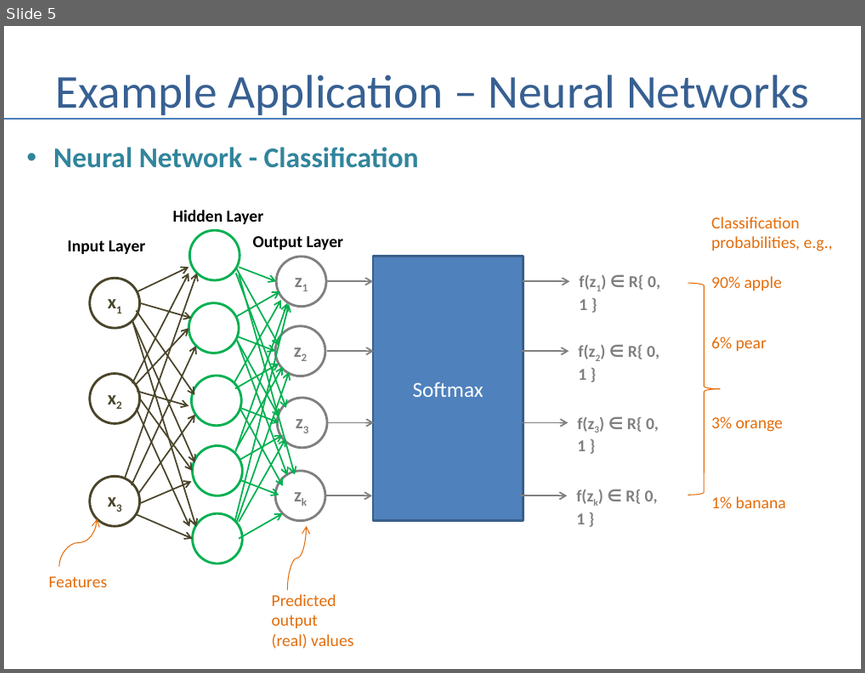
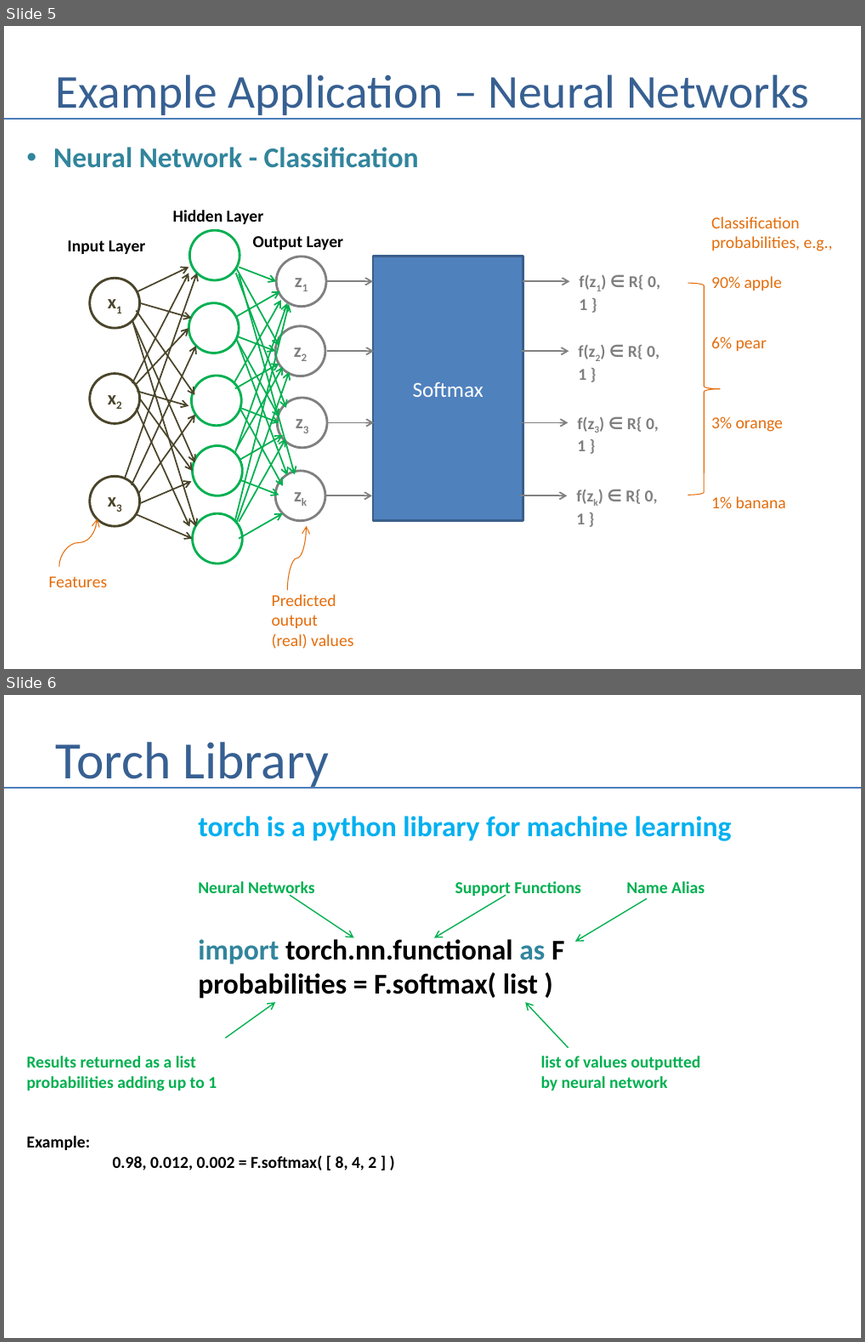
Before and after one commit to andrewferlitsch/Portland-Data-Science-Group, a slide deck: Presentations/Stats - Softmax.pptx. Shown one above the other, each under a label of ours: slide 5 before the commit, slides 5 and 6 after it. The pictures are 865x673 and 865x1342 pixels, drawn with LibreOffice and Linux fonts; fonts in the diff are those of the drawing. Boxes give left, top, right and bottom in pixels: in the first picture for what was removed or moved away, otherwise in the second. Text is boxed around its words. In the diff, an @@ line names an element or a change of style, - is before the commit and + after.

Commit message:
update to softmax pres

```diff
--- a/Presentations/Stats - Softmax.pptx
+++ b/Presentations/Stats - Softmax.pptx
@@ slide 6 added at <box>4,695,861,1338</box>, background #FFFFFF @@
@@ title added at <box>55,742,329,789</box>, 44 pt, text #376092 @@
+Torch Library
@@ line added from (4, 788) to (861, 788), #4B7EBC 1.5 pt @@
@@ text added at <box>27,816,732,1170</box>, 14 pt, text #00B050, bold @@
+torch is a python library for machine learning
+Neural Networks Support Functions Name Alias
+import torch.nn.functional as F
+probabilities = F.softmax( list )
+Results returned as a list list of values outputted
+probabilities adding up to 1 by neural network
+Example:
+0.98, 0.012, 0.002 = F.softmax( [ 8, 4, 2 ] )
@@ arrow added from (290, 895) to (353, 937), #00B050 1 pt @@
@@ arrow added from (506, 895) to (434, 937), #00B050 1 pt @@
@@ arrow added from (647, 899) to (575, 941), #00B050 1 pt @@
@@ arrow added from (225, 1038) to (276, 1002), #00B050 1 pt @@
@@ arrow added from (568, 1047) to (525, 1002), #00B050 1 pt @@
```
